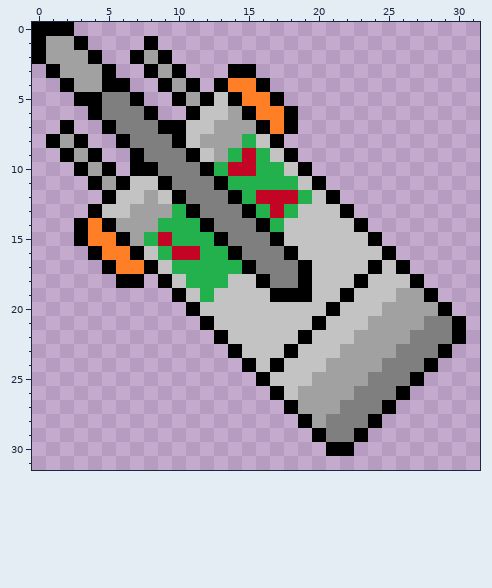
Edited in one commit: pixel-art sprite (images/robot-img/manny-cursor-0.png). Above: the version before the commit.
The file is 32x32 pixels. Colours within 5 levels of each other are drawn and written as one.
After the commit:
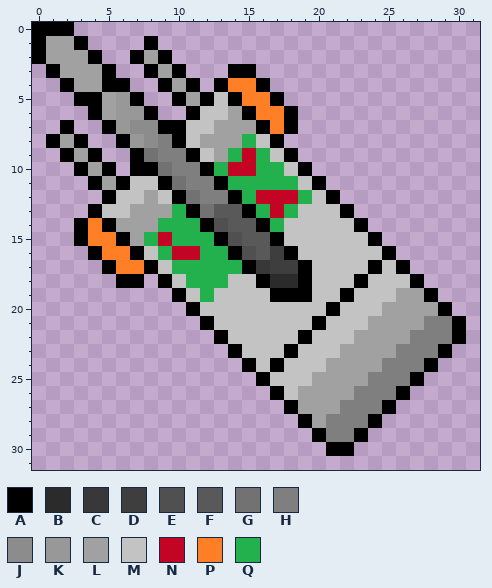
Palette (. is transparent): A #000000  B #2b2b2b  C #383838  D #3e3e3e  E #505050  F #595959  G #727272  H #7f7f7f  J #8c8c8c  K #989898  L #a1a1a1  M #c3c3c3  N #c40424  P #ff7f27  Q #22b14c
Message: added shading to manny animation
Change:
{"y":5,"x":5,"old":"HH","new":"LK"}
{"y":6,"x":5,"old":"HHH","new":"LKK"}
{"y":7,"x":6,"old":"HHH","new":"KJJ"}
{"y":8,"x":7,"old":"HH","new":"KJ"}
{"y":9,"x":8,"old":"H","new":"G"}
{"y":10,"x":9,"old":"H","new":"G"}
{"y":11,"x":10,"old":"H","new":"G"}
{"y":12,"x":11,"old":"H","new":"G"}
{"y":13,"x":12,"old":"HHH","new":"GFF"}
{"y":14,"x":13,"old":"HHH","new":"EFF"}
{"y":15,"x":14,"old":"HHH","new":"EFF"}
{"y":16,"x":15,"old":"HHH","new":"EFD"}
{"y":17,"x":16,"old":"HHH","new":"CDD"}
{"y":18,"x":17,"old":"HH","new":"BB"}
{"label":"changed","picture_box":[102,92,298,288]}
